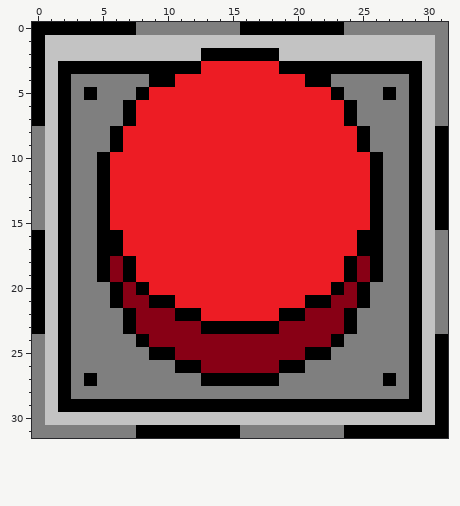
Two versions of one pixel-art sprite, src/graphics/button_released.png. Above is the file before it was changed.
The file is 32x32 pixels.
After:
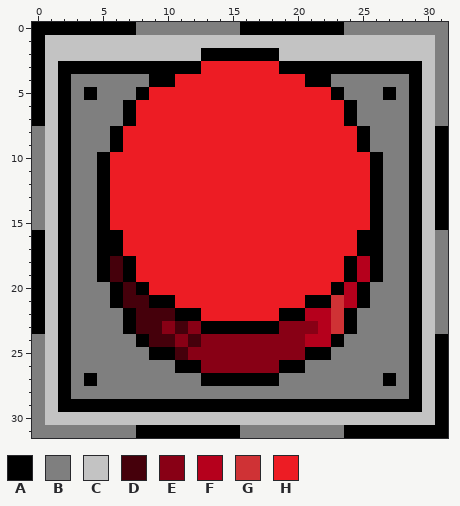
Palette (. is transparent): A #000000  B #7f7f7f  C #c3c3c3  D #45000b  E #880015  F #b5001c  G #cf3235  H #ed1c24
The exact change:
Changed rows in their new state; - is an unchanged pixel.
first column x 6:
18 D------------------F
19 D------------------F
20 -D----------------F-
21 -DD--------------GF-
22 --DDD----------FFG--
23 --DD-D----------FG--
24 ---DD-D--------FF---
25 -----D--------------
Changed places in both pictures, as pixel boxes (x1, y1, x2, y2):
changed: (110, 256, 201, 360)
changed: (305, 256, 370, 347)
